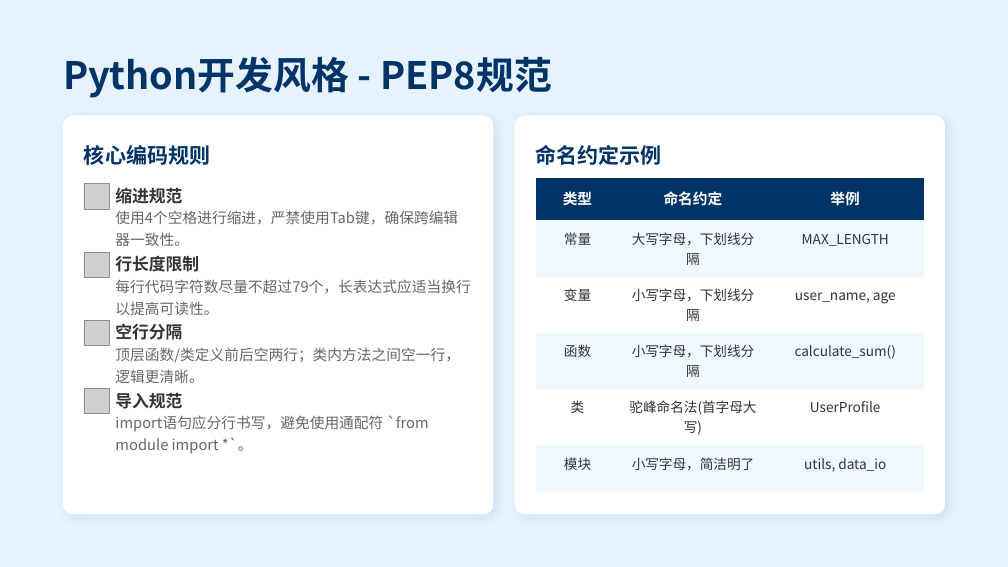
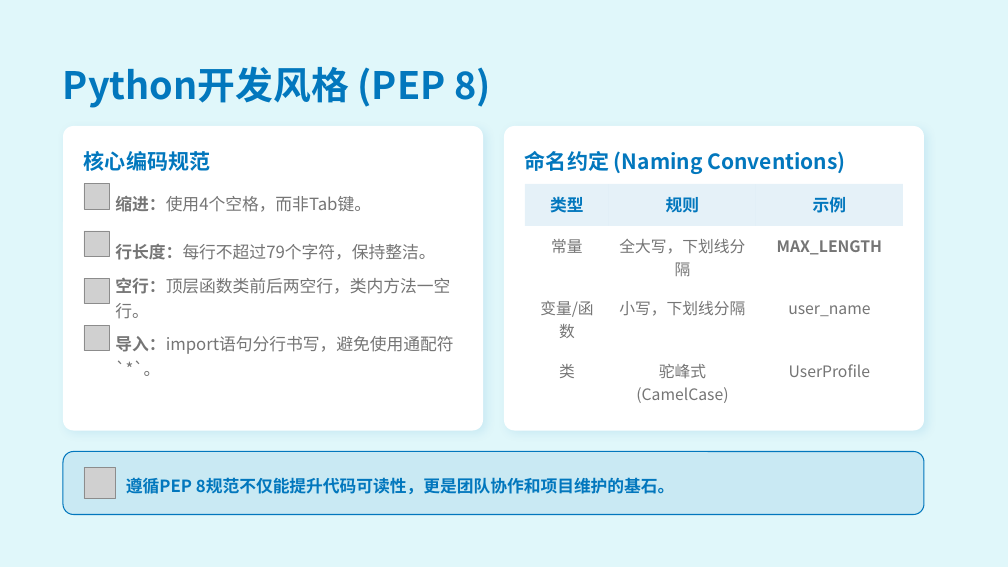
Before and after one commit to Soyoger/Python-LLM-Learning, a slide deck: slide 9 of Chapter02/大语言模型开发基础教学PPT.pptx. Drawn at 1008x567 pixels with LibreOffice and Linux fonts; fonts in the diff are those of the drawing; grey boxes stand for pictures. Boxes give left, top, right and bottom in pixels: in the first picture for what was removed or moved away, otherwise in the second. Text is boxed around its words. In the diff, an @@ line names an element or a change of style, - is before the commit and + after.

```diff
--- a/Chapter02/大语言模型开发基础教学PPT.pptx
+++ b/Chapter02/大语言模型开发基础教学PPT.pptx
@@ background #E6F3FF to #E0F7FA @@
@@ text at (63, 66, 491, 108): text changed; text colour #003366 to #0277BD @@
-Python开发风格 - PEP8规范
+Python开发风格 (PEP 8)
@@ rounded rectangle: place and size @@
-rounded rectangle at (63, 116, 493, 515)
+rounded rectangle at (63, 126, 483, 431)
@@ rounded rectangle at (63, 126, 483, 431): shadow changed; proportions changed @@
@@ rounded rectangle at (504, 126, 925, 431): shadow changed; proportions changed @@
@@ rounded rectangle: place and size @@
-rounded rectangle at (515, 116, 945, 515)
+rounded rectangle at (504, 126, 925, 431)
@@ text at (84, 151, 210, 171): text changed; text colour #003366 to #0277BD @@
-核心编码规则
+核心编码规范
@@ text at (525, 151, 845, 174): text changed; text colour #003366 to #0277BD @@
-命名约定示例
+命名约定 (Naming Conventions)
@@ text at (115, 196, 371, 212): text changed; text colour #333333 to #757575; bold off @@
-缩进规范
+缩进：使用4个空格，而非Tab键。
@@ table at (525, 184, 902, 407) @@
-row 1: 类型 | 命名约定 | 举例
-row 2: 常量 | 大写字母，下划线分隔 | MAX_LENGTH
-row 3: 变量 | 小写字母，下划线分隔 | user_name, age
-row 4: 函数 | 小写字母，下划线分隔 | calculate_sum()
-row 5: 类 | 驼峰命名法(首字母大写) | UserProfile
-row 6: 模块 | 小写字母，简洁明了 | utils, data_io
+row 1: 类型 | 规则 | 示例
+row 2: 常量 | 全大写，下划线分隔 | MAX_LENGTH
+row 3: 变量/函数 | 小写，下划线分隔 | user_name
+row 4: 类 | 驼峰式 (CamelCase) | UserProfile
@@ table: place and size @@
-table at (535, 178, 923, 476)
+table at (525, 184, 902, 407)
@@ picture added at (84, 231, 109, 256) @@
@@ text removed at (115, 210, 458, 246) @@
-使用4个空格进行缩进，严禁使用Tab键，确保跨编辑器一致性。
@@ picture removed at (84, 252, 109, 277) @@
@@ text at (115, 244, 435, 260): text changed; text colour #333333 to #757575; bold off @@
-行长度限制
+行长度：每行不超过79个字符，保持整洁。
@@ picture added at (84, 278, 109, 303) @@
@@ text at (115, 278, 450, 319): text changed; size 14 to 16 pt; text colour #666666 to #757575 @@
-每行代码字符数尽量不超过79个，长表达式应适当换行以提高可读性。
+空行：顶层函数类前后两空行，类内方法一空行。
@@ picture: place and size @@
-picture at (84, 321, 109, 346)
+picture at (84, 326, 109, 351)
@@ text removed at (115, 323, 182, 340) @@
-空行分隔
@@ text at (115, 336, 453, 376): text changed; size 14 to 16 pt; text colour #666666 to #757575 @@
-import语句应分行书写，避免使用通配符 `from module import *`。
+导入：import语句分行书写，避免使用通配符`*`。
@@ text removed at (115, 347, 460, 383) @@
-顶层函数/类定义前后空两行；类内方法之间空一行，逻辑更清晰。
@@ picture removed at (84, 389, 109, 414) @@
@@ text removed at (115, 392, 182, 409) @@
-导入规范
@@ rounded rectangle added at (63, 451, 924, 514), fill #0277BD at 10% opacity, outline #0277BD 1 pt @@
@@ picture added at (84, 467, 116, 499) @@
@@ text added at (126, 477, 675, 494), 16 pt, text #0277BD, bold @@
+遵循PEP 8规范不仅能提升代码可读性，更是团队协作和项目维护的基石。
```
Also in this commit, not shown: 4 other slides changed, 36 slides added, 45 slides removed, 8 other files.
